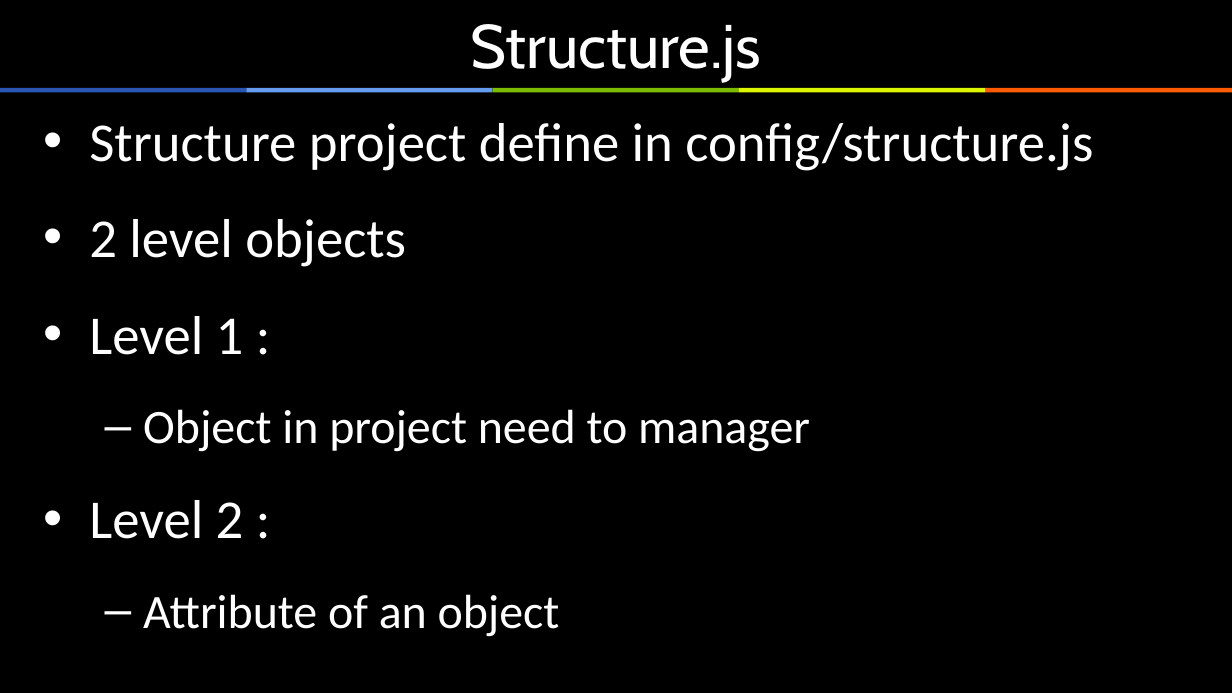
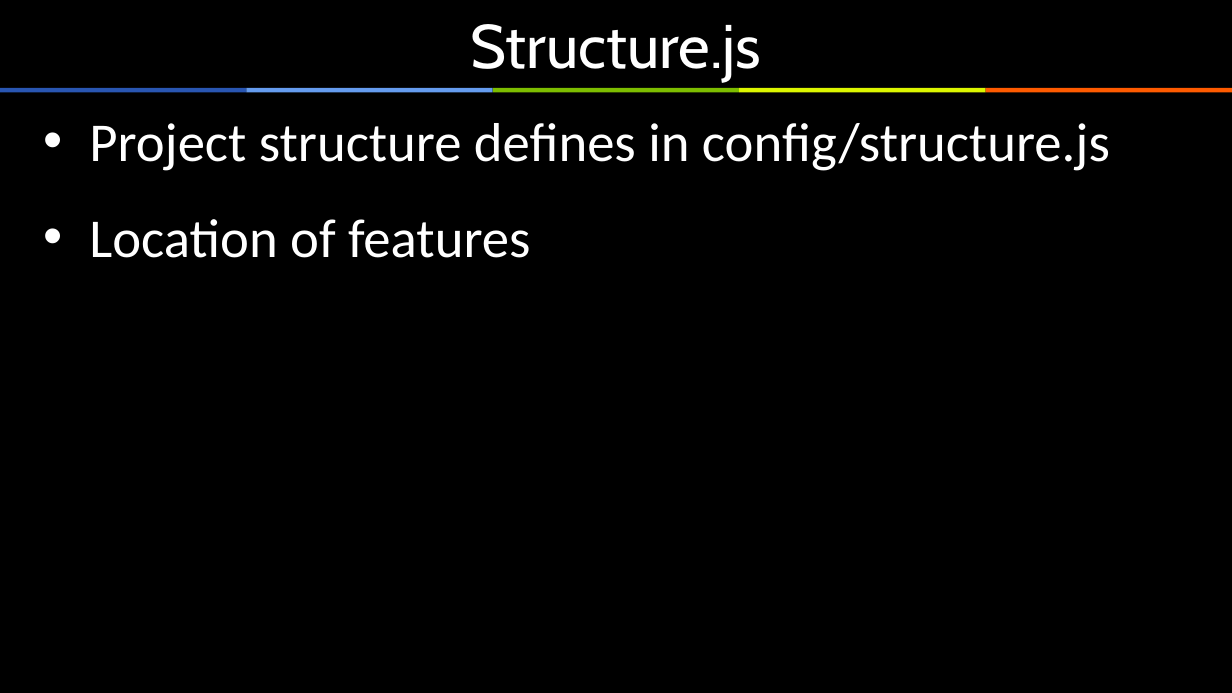
Before and after one commit to arrowjs/Documents, a slide deck: slide 2 of ArrowjsCMSStructure.pptx. Drawn at 1232x693 pixels with LibreOffice and Linux fonts; fonts in the diff are those of the drawing. Boxes give left, top, right and bottom in pixels: in the first picture for what was removed or moved away, otherwise in the second. Text is boxed around its words. In the diff, an @@ line names an element or a change of style, - is before the commit and + after.

```diff
--- a/ArrowjsCMSStructure.pptx
+++ b/ArrowjsCMSStructure.pptx
@@ text at (89, 123, 1110, 258): text changed @@
-• Structure project define in config/structure.js
-• 2 level objects
-• Level 1 :
-  – Object in project need to manager
-• Level 2 :
-  – Attribute of an object
+• Project structure defines in config/structure.js
+• Location of features
```
Also in this commit, not shown: 1 slide added, 1 other file.
